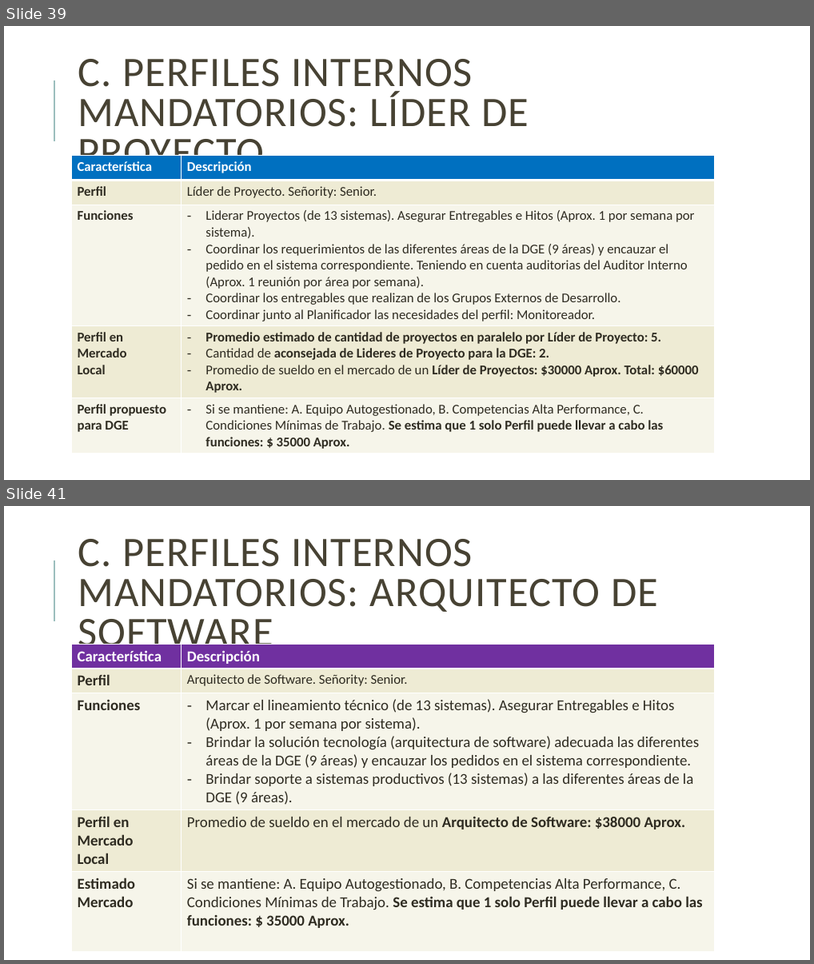
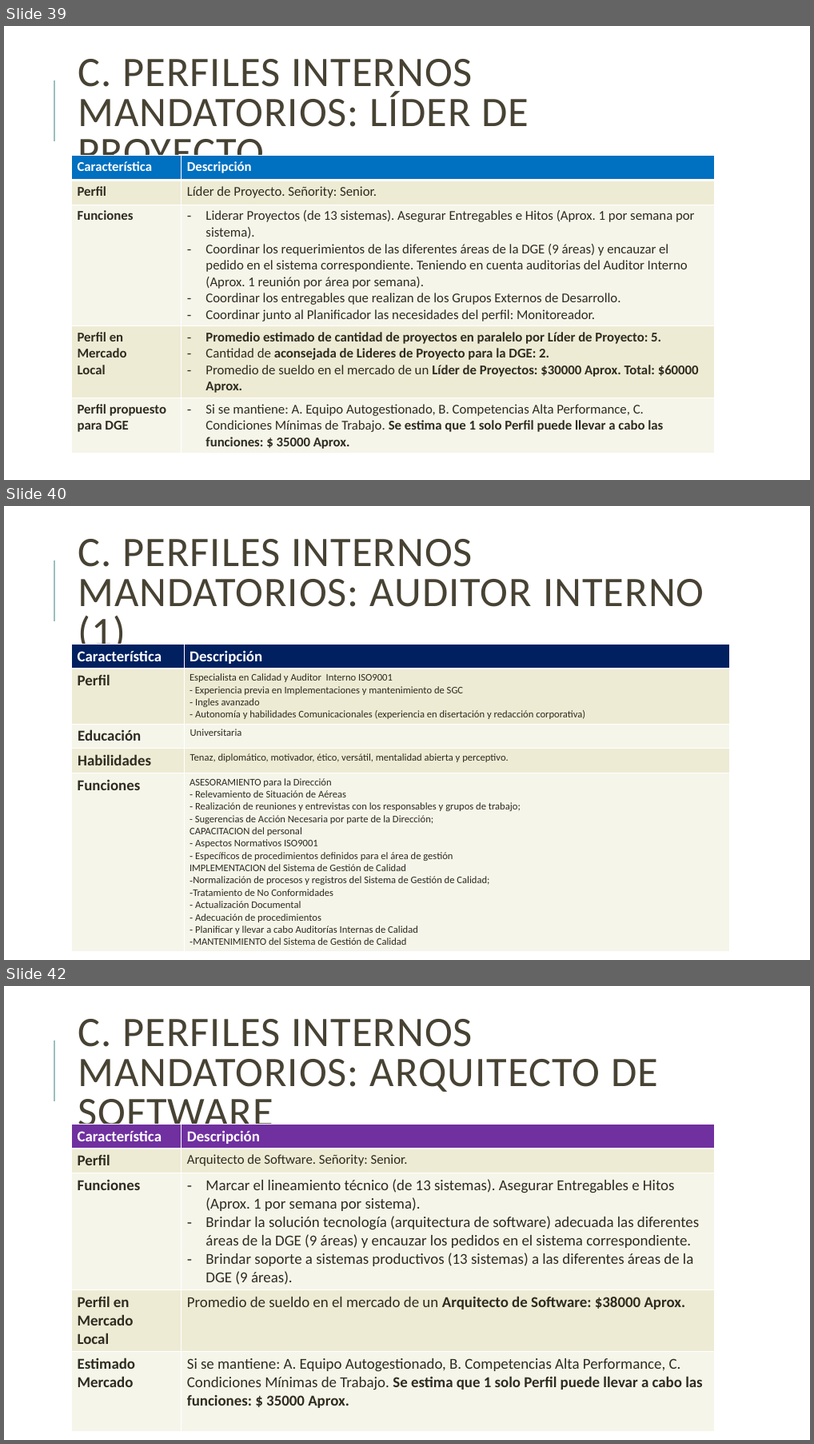
Before and after one commit to jsrxar/dge, a slide deck: 1-general/1-presentaciones/planificacion-control-presentacion-v2.pptx. Shown one above the other, each under a label of ours: slides 39 and 41 before the commit, slides 39, 40 and 42 after it; the slides between them are not shown. The pictures are 814x964 and 814x1444 pixels, drawn with LibreOffice and Linux fonts; fonts in the diff are those of the drawing. Boxes give left, top, right and bottom in pixels: in the first picture for what was removed or moved away, otherwise in the second. Text is boxed around its words. In the diff, an @@ line names an element or a change of style, - is before the commit and + after.

```diff
--- a/1-general/1-presentaciones/planificacion-control-presentacion-v2.pptx
+++ b/1-general/1-presentaciones/planificacion-control-presentacion-v2.pptx
@@ slide 40 added at bbox=[4, 506, 810, 960], background #FFFFFF; not listed: 1 template element that a slide beside it also shows @@
@@ title added at bbox=[78, 539, 705, 656], 50 pt, text #474233 @@
+C. PERFILES INTERNOS MANDATORIOS: AUDITOR INTERNO (1)
@@ table added at bbox=[72, 644, 730, 948], 5 rows, 2 columns @@
+Característica | Descripción
+Perfil | Especialista en Calidad y Auditor Interno ISO9001 / - Experiencia previa en Implementaciones y mantenimiento de SGC / Ingles avanzado / Autonomía y habilidades Comunicacionales (experiencia en disertación y redacción corporativa)
+Educación | Universitaria
+Habilidades | Tenaz, diplomático, motivador, ético, versátil, mentalidad abierta y perceptivo.
+Funciones | ASESORAMIENTO para la Dirección / Relevamiento de Situación de Aéreas / Realización de reuniones y entrevistas con los responsables y grupos de trabajo; / - Sugerencias de Acción Necesaria por parte de la Dirección; / CAPACITACION del personal / Aspectos Normativos ISO9001 / Específicos de procedimientos definidos para el área de gestión / IMPLEMENTACION del Sistema de Gestión de Calidad / Normalización de procesos y registros del Sistema de Gestión de Calidad; / Tratamiento de No Conformidades / Actualización Documental / Adecuación de procedimientos / Planificar y llevar a cabo Auditorías Internas de Calidad / MANTENIMIENTO del Sistema de Gestión de Calidad
@@ what was slide 41 is now slide 42 @@
```
Also in this commit, not shown: 4 slides changed.
